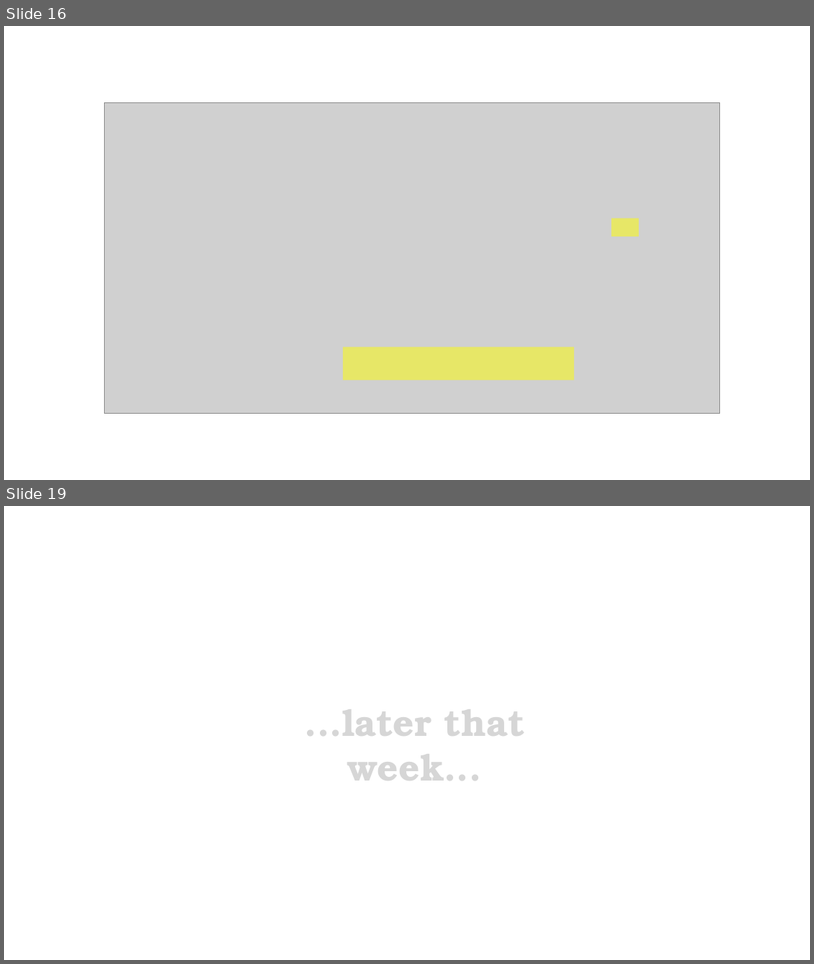
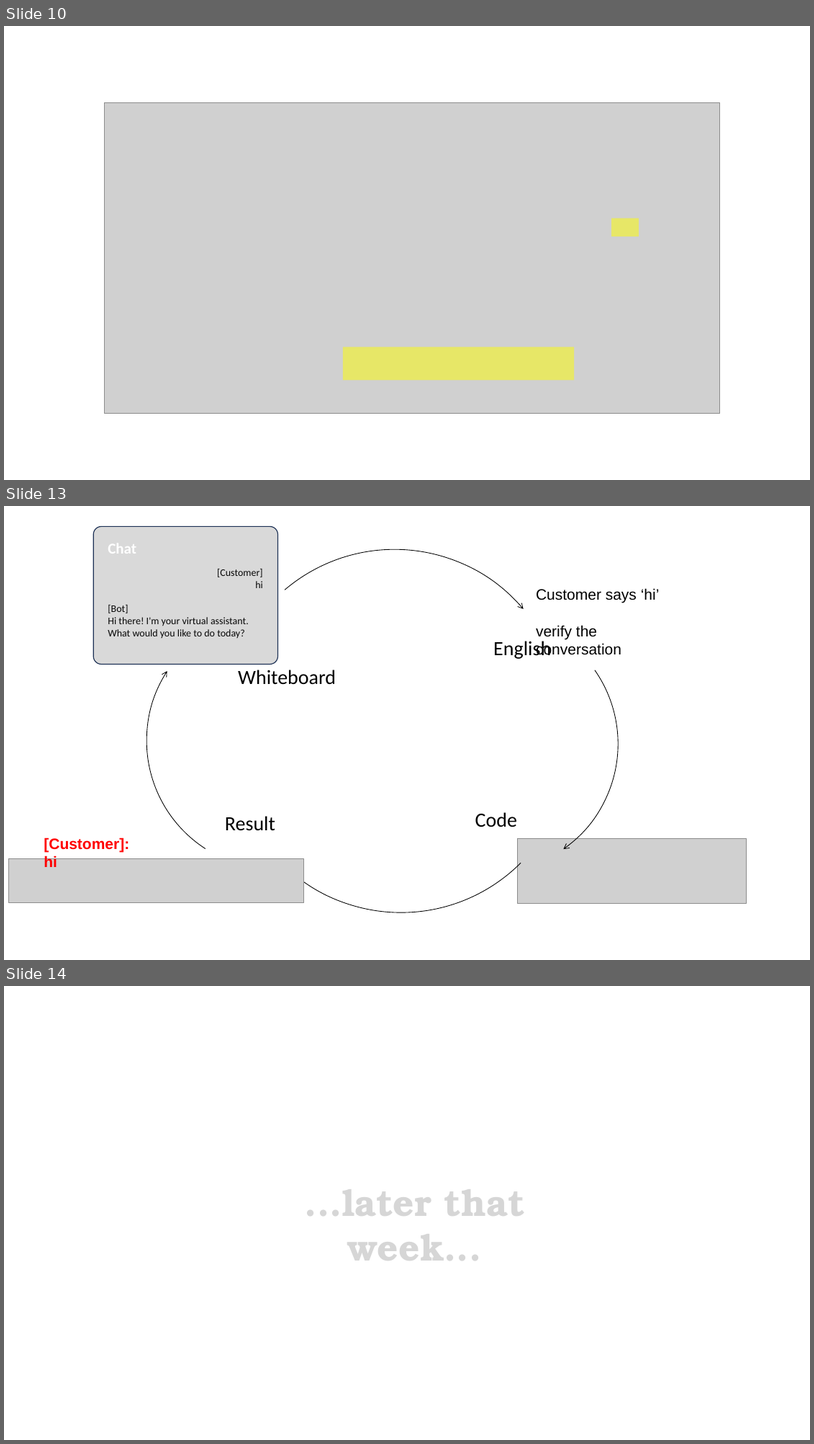
Before and after one commit to LearnWithLlew/TestingBetterWithApprovals.Slides, a slide deck: slides/Testing Better with Approvals.pptx. Shown one above the other, each under a label of ours: slides 16 and 19 before the commit, slides 10, 13 and 14 after it; the slides between them are not shown. The pictures are 814x964 and 814x1444 pixels, drawn with LibreOffice and Linux fonts; fonts in the diff are those of the drawing; grey boxes stand for pictures; background and template pictures are left out. Boxes give left, top, right and bottom in pixels: in the first picture for what was removed or moved away, otherwise in the second. Text is boxed around its words. In the diff, an @@ line names an element or a change of style, - is before the commit and + after.

```diff
--- a/slides/Testing Better with Approvals.pptx
+++ b/slides/Testing Better with Approvals.pptx
@@ slide 13 added at (x1=4, y1=506, x2=810, y2=960), background #FFFFFF @@
@@ rounded rectangle added at (x1=93, y1=527, x2=278, y2=664), fill #D9D9D9, outline #1E3256 1 pt @@
@@ arc (boxed as its full ellipse) added at (x1=156, y1=506, x2=633, y2=957), outline #000000 0.75 pt @@
@@ arc (boxed as its full ellipse) added at (x1=162, y1=506, x2=641, y2=960), outline #000000 0.75 pt @@
@@ text added at (x1=108, y1=540, x2=136, y2=559), 18 pt, text #FFFFFF, bold @@
+Chat
@@ arc (boxed as its full ellipse) added at (x1=98, y1=564, x2=453, y2=919), outline #000000 0.75 pt @@
@@ text added at (x1=108, y1=569, x2=263, y2=638), 12 pt, text #080808 @@
+[Customer]
+hi
+[Bot]
+Hi there! I'm your virtual assistant.
+What would you like to do today?
@@ arc (boxed as its full ellipse) added at (x1=311, y1=565, x2=669, y2=923), outline #000000 0.75 pt @@
@@ text added at (x1=536, y1=588, x2=660, y2=656), 18 pt, text #000000 @@
+Customer says ‘hi’
+verify the conversation
@@ text added at (x1=494, y1=641, x2=551, y2=659), 24 pt, text #000000 @@
+English
@@ text added at (x1=238, y1=669, x2=336, y2=685), 24 pt, text #000000 @@
+Whiteboard
@@ text added at (x1=225, y1=816, x2=275, y2=831), 24 pt, text #000000 @@
+Result
@@ text added at (x1=476, y1=812, x2=517, y2=827), 24 pt, text #000000 @@
+Code
@@ text added at (x1=44, y1=837, x2=129, y2=867), 18 pt, text #FF0000, bold @@
+[Customer]: hi
@@ picture added at (x1=517, y1=838, x2=746, y2=903) @@
@@ picture added at (x1=8, y1=859, x2=304, y2=902) @@
@@ what was slide 16 is now slide 10 @@
@@ what was slide 19 is now slide 14 @@
```
Also in this commit, not shown: 1 slide changed, 4 other slides added, 5 slides removed.
